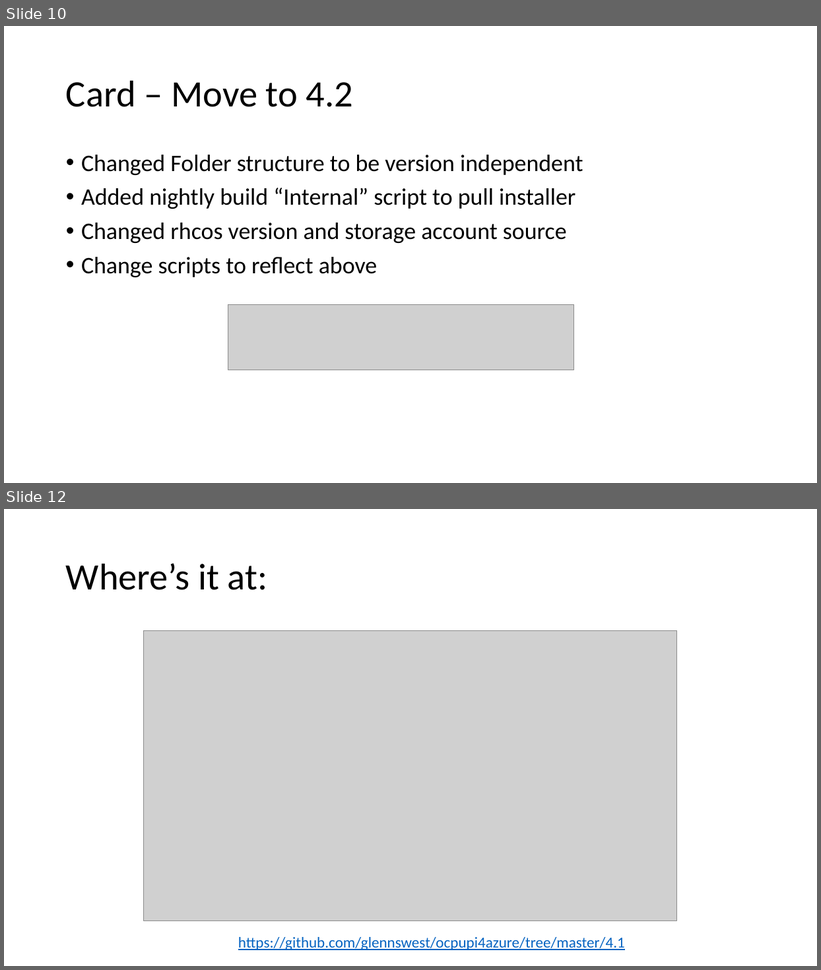
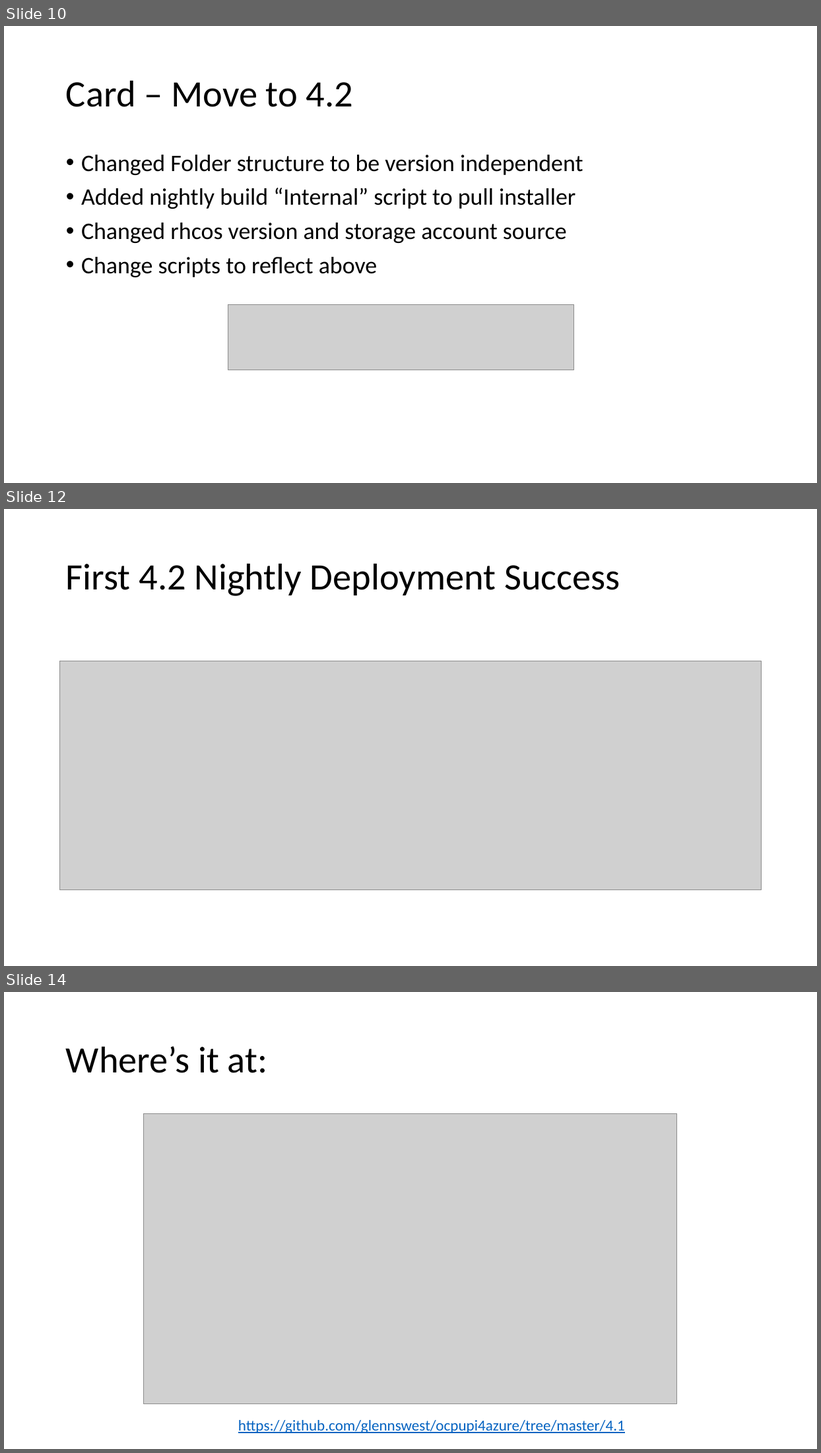
Before and after one commit to glennswest/ocpupi4azure, a slide deck: arm/doc/azocpupidemo2.pptx. Shown one above the other, each under a label of ours: slides 10 and 12 before the commit, slides 10, 12 and 14 after it; the slides between them are not shown. The pictures are 821x970 and 821x1453 pixels, drawn with LibreOffice and Linux fonts; fonts in the diff are those of the drawing; grey boxes stand for pictures. Boxes give left, top, right and bottom in pixels: in the first picture for what was removed or moved away, otherwise in the second. Text is boxed around its words. In the diff, an @@ line names an element or a change of style, - is before the commit and + after.

```diff
--- a/arm/doc/azocpupidemo2.pptx
+++ b/arm/doc/azocpupidemo2.pptx
@@ slide 12 added at (x1=4, y1=509, x2=817, y2=966), background #FFFFFF @@
@@ title added at (x1=66, y1=563, x2=620, y2=596), 44 pt, text #000000 @@
+First 4.2 Nightly Deployment Success
@@ picture added at (x1=60, y1=661, x2=762, y2=891) @@
@@ what was slide 12 is now slide 14 @@
```
Also in this commit, not shown: 2 slides changed, 1 other slide added, 1 other file.
